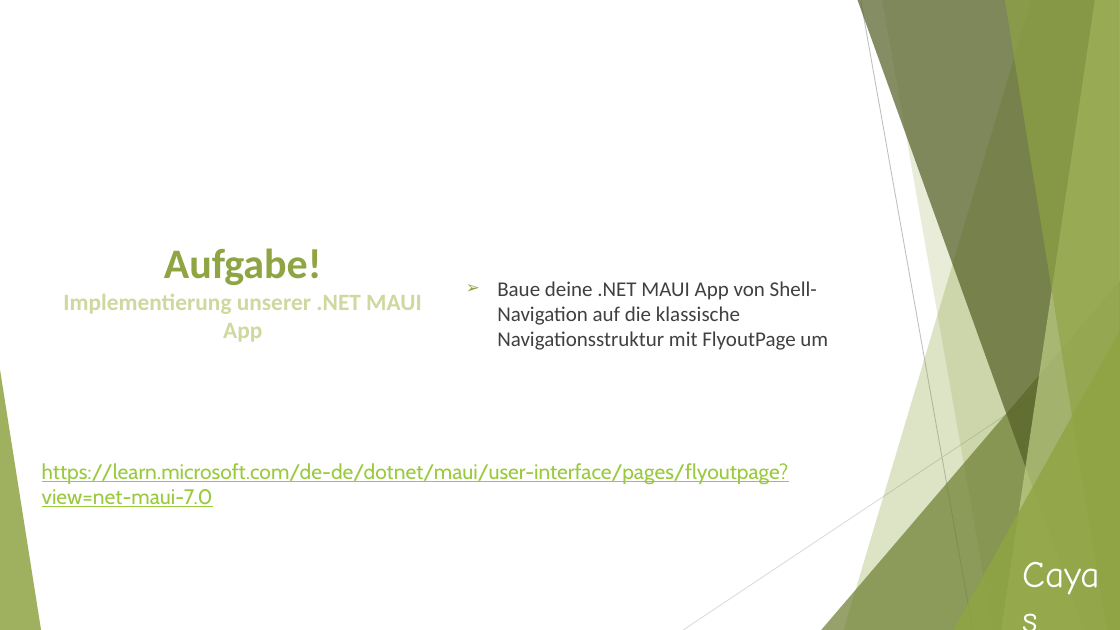
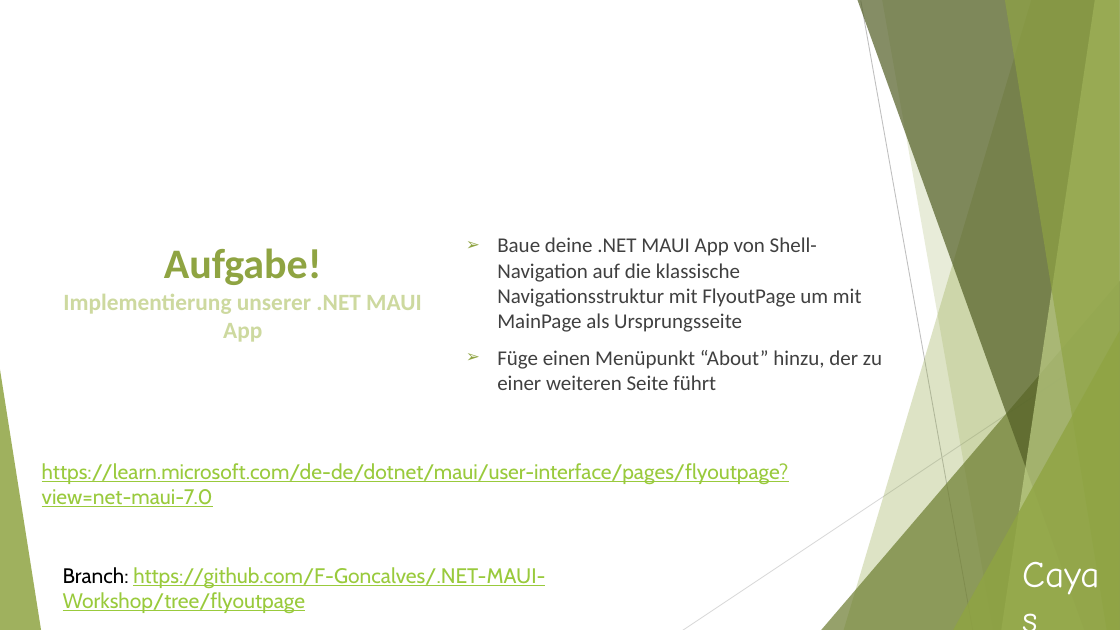
Before and after one commit to F-Goncalves/.NET-MAUI-Workshop-Resources, a slide deck: slide 11 of Workshop-Dotnet-MAUI.pptx. Drawn at 1120x630 pixels with LibreOffice and Linux fonts; fonts in the diff are those of the drawing. Boxes give left, top, right and bottom in pixels: in the first picture for what was removed or moved away, otherwise in the second. Text is boxed around its words. In the diff, an @@ line names an element or a change of style, - is before the commit and + after.

```diff
--- a/Workshop-Dotnet-MAUI.pptx
+++ b/Workshop-Dotnet-MAUI.pptx
@@ text at (497, 237, 882, 390): text changed @@
-➢ Baue deine .NET MAUI App von Shell-Navigation auf die klassische Navigationsstruktur mit FlyoutPage um
+➢ Baue deine .NET MAUI App von Shell-Navigation auf die klassische Navigationsstruktur mit FlyoutPage um mit MainPage als Ursprungsseite
+➢ Füge einen Menüpunkt “About” hinzu, der zu einer weiteren Seite führt
@@ text added at (63, 567, 545, 613), 18 pt, text #99CA3C, underline @@
+Branch: https://github.com/F-Goncalves/.NET-MAUI-Workshop/tree/flyoutpage
```
Also in this commit, not shown: 6 other slides changed.
